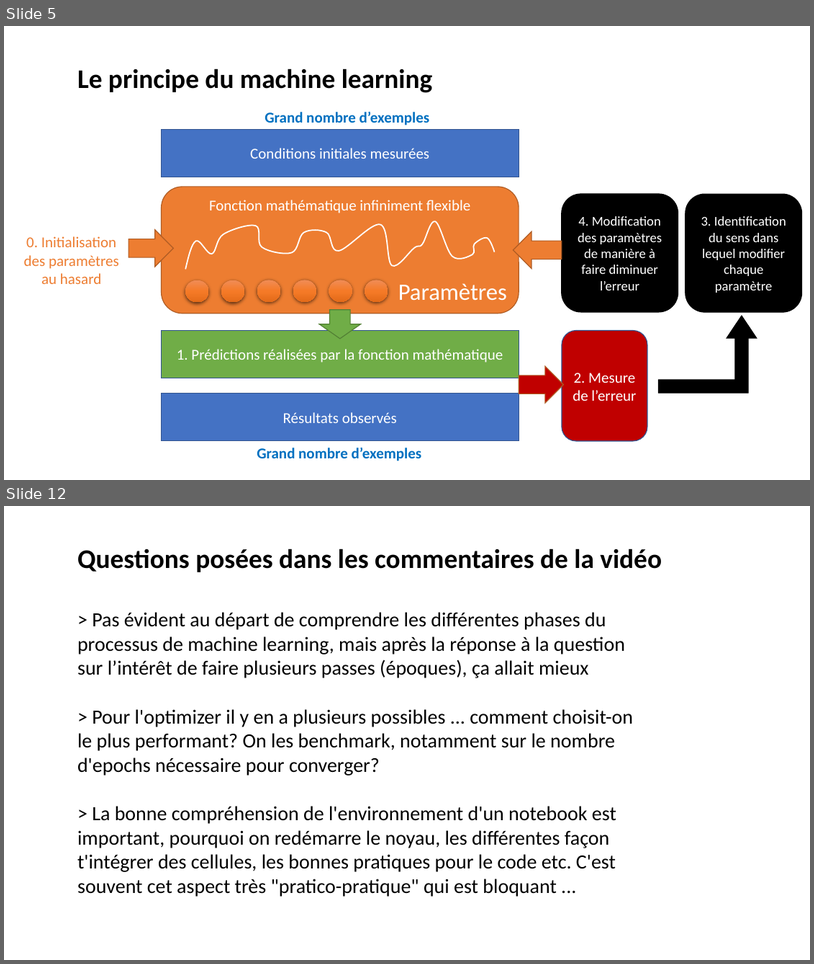
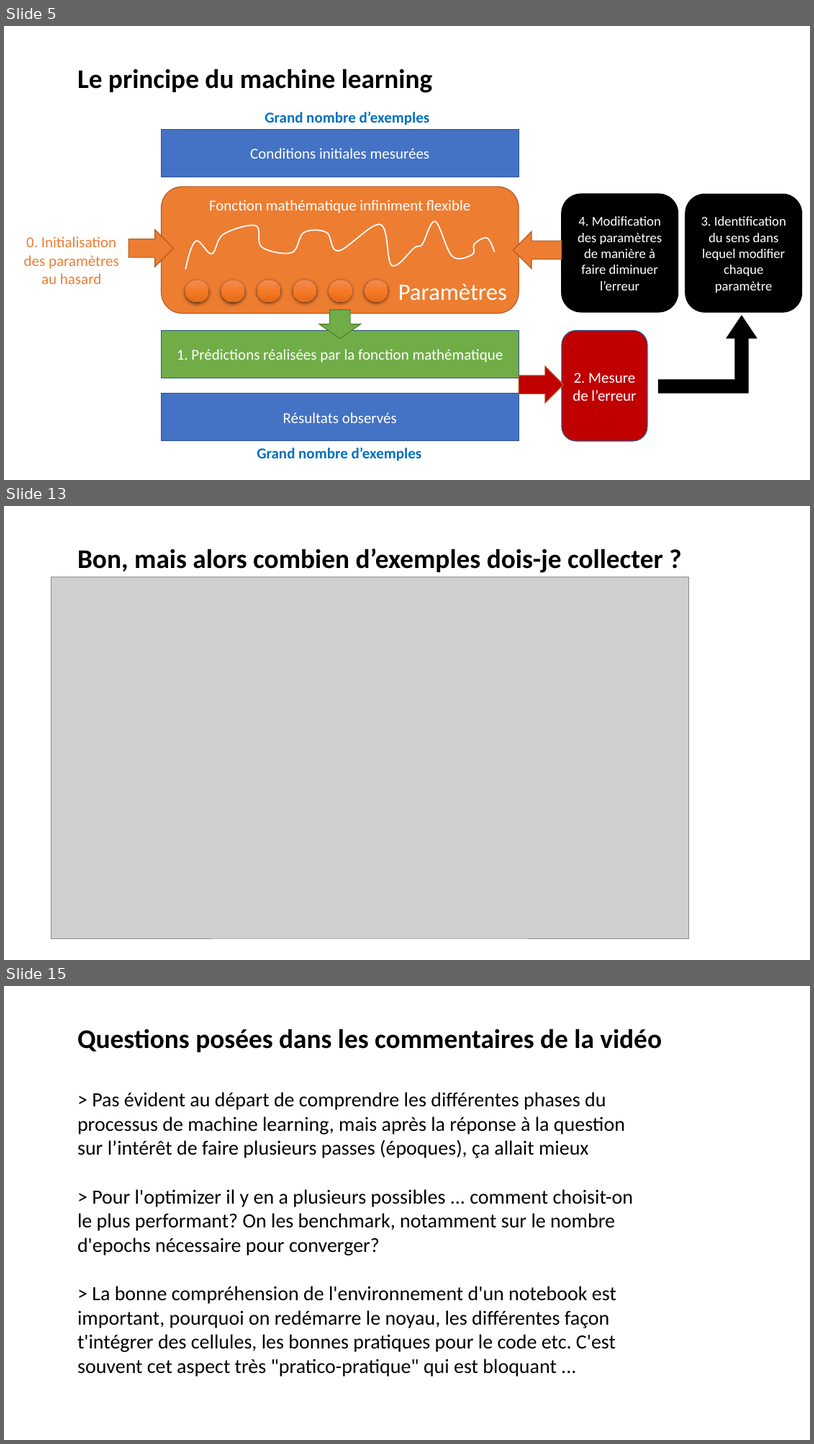
Before and after one commit to laurentprudhon/cours-deeplearning-2020, a slide deck: slides/02_production.pptx. Shown one above the other, each under a label of ours: slides 5 and 12 before the commit, slides 5, 13 and 15 after it; the slides between them are not shown. The pictures are 814x964 and 814x1444 pixels, drawn with LibreOffice and Linux fonts; fonts in the diff are those of the drawing; grey boxes stand for pictures. Boxes give left, top, right and bottom in pixels: in the first picture for what was removed or moved away, otherwise in the second. Text is boxed around its words. In the diff, an @@ line names an element or a change of style, - is before the commit and + after.

```diff
--- a/slides/02_production.pptx
+++ b/slides/02_production.pptx
@@ slide 13 added at bbox=[4, 506, 810, 960], background #FFFFFF @@
@@ text added at bbox=[77, 548, 664, 573], 32 pt, text #000000, bold @@
+Bon, mais alors combien d’exemples dois-je collecter ?
@@ picture added at bbox=[51, 577, 689, 938] @@
@@ what was slide 12 is now slide 15 @@
```
Also in this commit, not shown: 5 slides changed, 3 other slides added, 1 slide removed.
